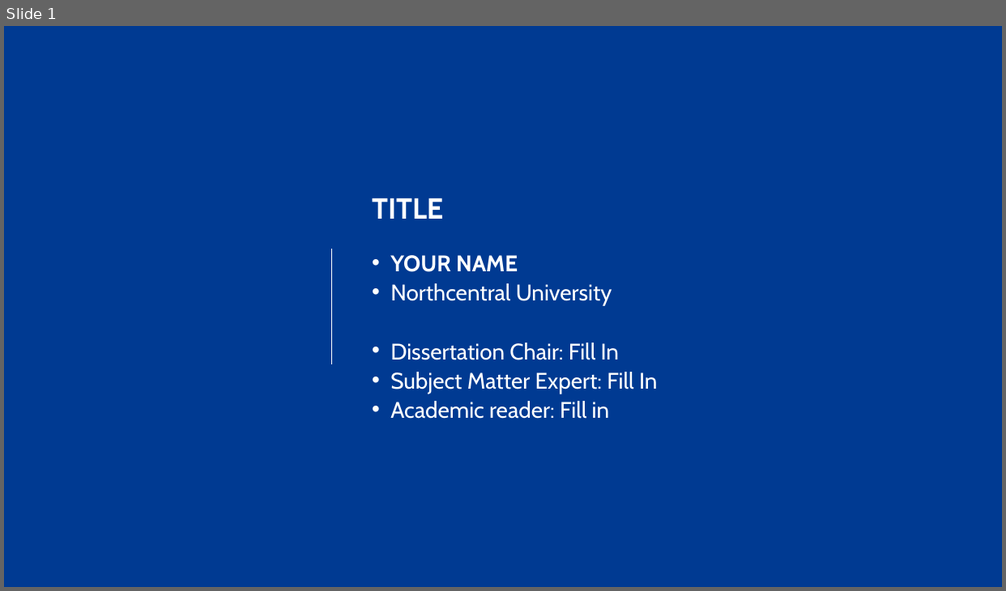
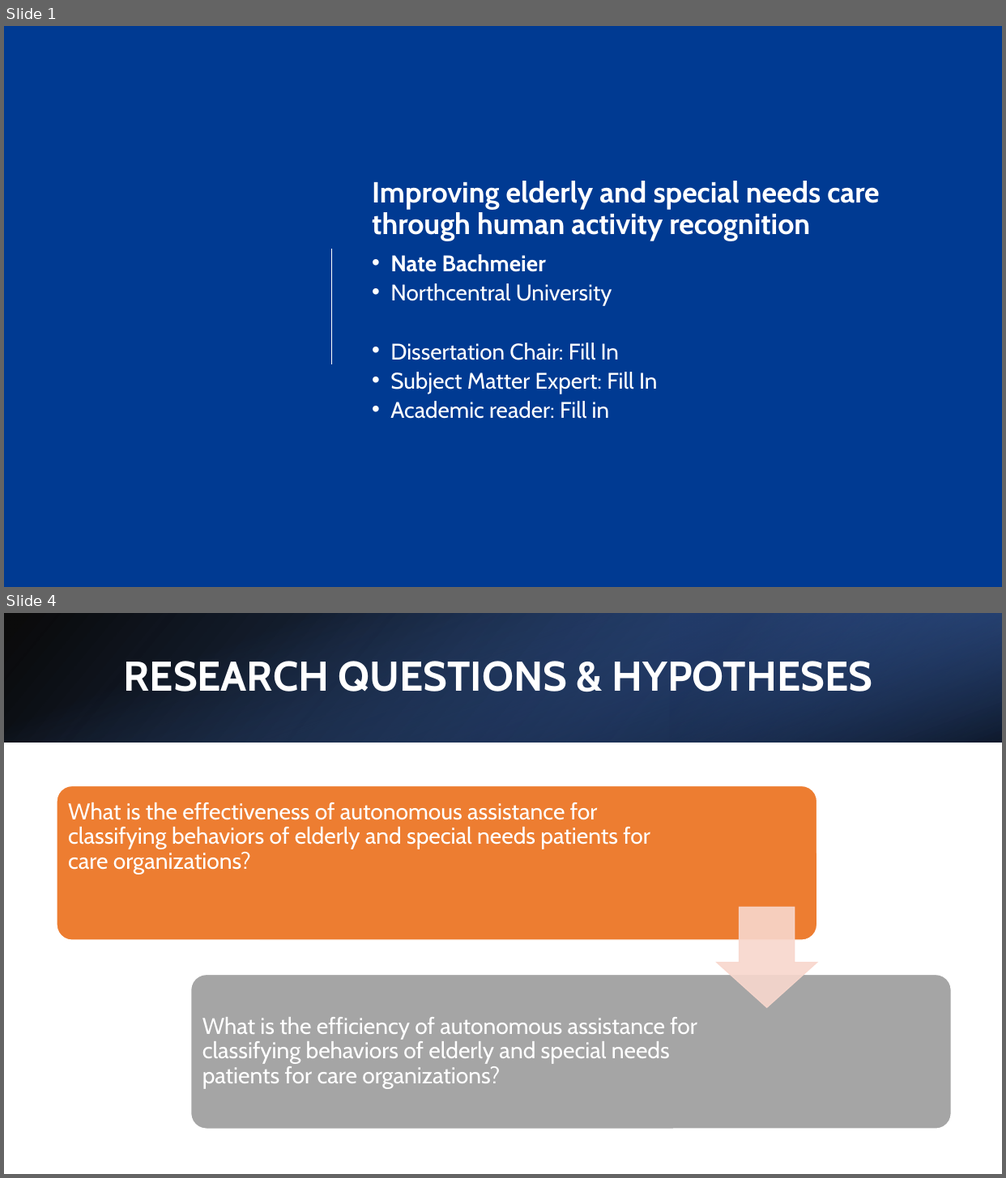
Before and after one commit to dr-natetorious/Dissertation, a slide deck: DSE_Quantitative_oral_defense_presentation_template_2022_NU.pptx. Shown one above the other, each under a label of ours: slide 1 before the commit, slides 1 and 4 after it; the slides between them are not shown. The pictures are 1006x591 and 1006x1178 pixels, drawn with LibreOffice and Linux fonts; fonts in the diff are those of the drawing; background and template pictures are left out. Boxes give left, top, right and bottom in pixels: in the first picture for what was removed or moved away, otherwise in the second. Text is boxed around its words. In the diff, an @@ line names an element or a change of style, - is before the commit and + after.

```diff
--- a/DSE_Quantitative_oral_defense_presentation_template_2022_NU.pptx
+++ b/DSE_Quantitative_oral_defense_presentation_template_2022_NU.pptx
@@ slide 4 added at (x1=4, y1=613, x2=1002, y2=1174), background #FFFFFF @@
@@ rectangle added at (x1=4, y1=613, x2=1002, y2=1174), fill #FFFFFF @@
@@ rectangle added at (x1=4, y1=613, x2=1002, y2=742), fill gradient #000000 to #2F5597 @@
@@ rectangle added at (x1=4, y1=613, x2=1002, y2=742), fill gradient #4472C4 to #000000 @@
@@ rectangle added at (x1=670, y1=613, x2=1002, y2=742), fill gradient #203864 to #4472C4 @@
@@ text added at (x1=124, y1=661, x2=873, y2=692), 40 pt, text #FFFFFF, bold @@
+RESEARCH QUESTIONS & HYPOTHESES
@@ group added at (x1=57, y1=786, x2=952, y2=1129): 2 rounded rectangles, 2 texts, 1 down arrow @@
+What is the effectiveness of autonomous assistance for classifying behaviors of elderly and special needs patients for care organizations?
+What is the efficiency of autonomous assistance for classifying behaviors of elderly and special needs patients for care organizations?
@@ rectangle added at (x1=4, y1=1136, x2=1002, y2=1174), fill #003A92 @@
@@ slide 1 changed as well @@
@@ text at (x1=372, y1=181, x2=879, y2=241): text changed @@
-TITLE
+Improving elderly and special needs care through human activity recognition
@@ text at (x1=390, y1=254, x2=546, y2=272): text changed @@
-• YOUR NAME
+• Nate Bachmeier
```
Also in this commit, not shown: 2 other slides changed, 17 other slides added, 16 slides removed, 3 other files.
